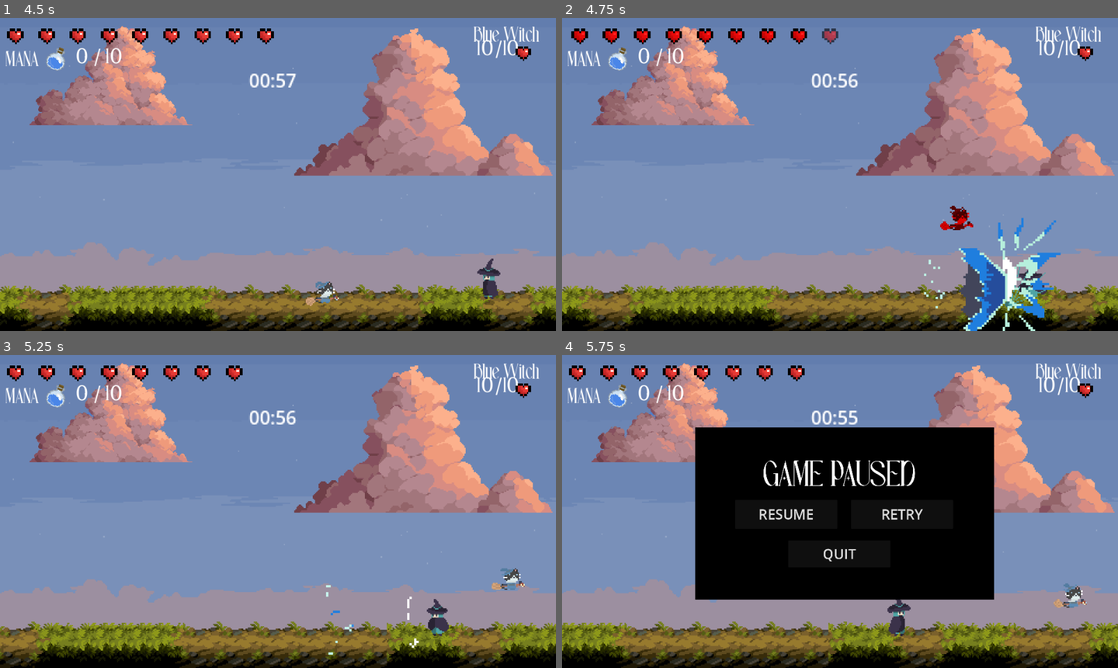
Above: before the commit, frames 1-4 (two rows, left to right).
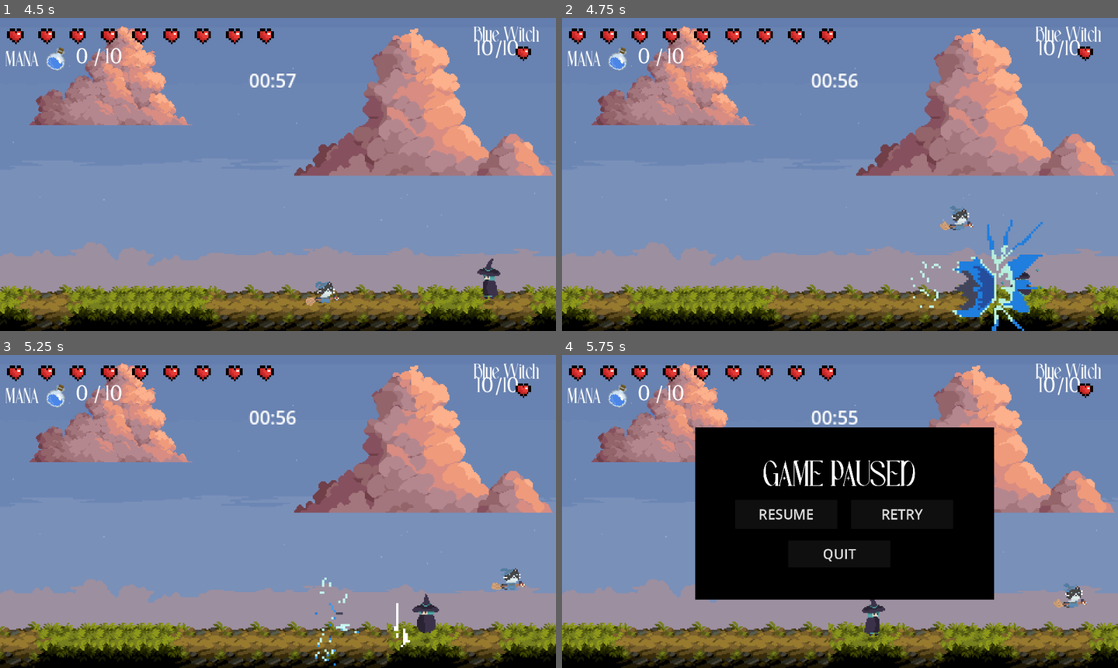
Above: after the commit, the same moments.

Repository: nakntums/Whimsy
Game: Godot game, scene res://scenes/start_screen.tscn
Same seed, same stepped clock (60 frames per second), same inputs: the game is played once before the commit and once after it.
Inputs:
- Up to frame 1 (4.5 s): click "PLAY" at 0.5 s; click "PLAY" at 1.25 s; tap Enter at 2 s; hold E (attack_e) 2.03-2.78 s; hold Right (right) 2.03-3.53 s; tap Up (jump) at 2.27, 2.57, 3.02, 3.32 s; tap Q (attack_q) at 2.3, 2.85 s; tap R (attack_r) at 3.05 s; hold Left (left) 3.53-4.28 s; hold R (attack_r) 3.53-4.28 s; tap W (attack_w) at 3.8, 4.35 s; hold Right (right) from 4.28 s (still down)
- Up to frame 2 (4.75 s): keep holding Right (right); tap Up (jump) at 4.52 s; tap 1 (use_item_1, bound only after the commit) at 4.55 s
- Up to frame 3 (5.25 s): keep holding Right (right); tap Up (jump) at 4.82 s; hold 1 (use_item_1, bound only after the commit) from 5.03 s (still down)
- Up to frame 4 (5.75 s): keep holding Right (right); keep holding 1 (use_item_1, bound only after the commit); tap Up (jump) at 5.27, 5.57 s; tap 2 (use_item_2, bound only after the commit) at 5.3 s; tap Escape (pause) at 5.65 s

Frame 1 is identical in both runs. In frame 2, 4.7% of the frame differs, in the area x 1-90%, y 3-100%; in frame 3, 1.0%; in frame 4, 0.7%.

Commit message:
inventory and boss QOL
1. player obtains a refillable potion
2. inventory works like a hotbar
3. boss gravity applied in all states besides dead
4. fixed r hitbox
5. boss cooldowns lowered

Diff:
--- a/data/dialogue/level_one_win.json
+++ b/data/dialogue/level_one_win.json
@@ -41,6 +41,18 @@
 			"portrait": "res://assets/portraits/fairy_1.png",
 			"text": "Chin up, soldier. You must go save my sisters. Take this with you to help you in battle.",
 			"speed": 0.05
+		},
+		{
+			"speaker": "potion",
+			"portrait": "res://assets/portraits/Refillable_Potion.png",
+			"text": "You have receive a Bottomless Potion. You feel rejuvenated just holding it. Remember to use it unsparingly!",
+			"speed": 0.05
+		},
+		{
+			"speaker": "player",
+			"portrait": "res://assets/portraits/Mimi.png",
+			"text": "Meow! (with gratitude)",
+			"speed": 0.05
 		}
 	]
 }
--- a/project.godot
+++ b/project.godot
@@ -74,6 +74,21 @@
 "events": [Object(InputEventKey,"resource_local_to_scene":false,"resource_name":"","device":-1,"window_id":0,"alt_press …(195 unchanged characters)…
 ]
 }
+use_item_1={
+"deadzone": 0.5,
+"events": [Object(InputEventKey,"resource_local_to_scene":false,"resource_name":"","device":-1,"window_id":0,"alt_pressed":false,"shift_pressed":false,"ctrl_pressed":false,"meta_pressed":false,"pressed":false,"keycode":0,"physical_keycode":49,"key_label":0,"unicode":49,"location":0,"echo":false,"script":null)
+]
+}
+use_item_2={
+"deadzone": 0.5,
+"events": [Object(InputEventKey,"resource_local_to_scene":false,"resource_name":"","device":-1,"window_id":0,"alt_pressed":false,"shift_pressed":false,"ctrl_pressed":false,"meta_pressed":false,"pressed":false,"keycode":0,"physical_keycode":50,"key_label":0,"unicode":50,"location":0,"echo":false,"script":null)
+]
+}
+use_item_3={
+"deadzone": 0.5,
+"events": [Object(InputEventKey,"resource_local_to_scene":false,"resource_name":"","device":-1,"window_id":0,"alt_pressed":false,"shift_pressed":false,"ctrl_pressed":false,"meta_pressed":false,"pressed":false,"keycode":0,"physical_keycode":51,"key_label":0,"unicode":51,"location":0,"echo":false,"script":null)
+]
+}
 
 [rendering]
 
--- /dev/null
+++ b/scenes/Inventory.tscn
@@ -0,0 +1,6 @@
+[gd_scene load_steps=2 format=3 uid="uid://dwqcy702mkmjd"]
+
+[ext_resource type="Script" path="res://scripts/Inventory.gd" id="1_v1dmv"]
+
+[node name="Node2D" type="Node2D"]
+script = ExtResource("1_v1dmv")
--- a/scenes/boss_1.tscn
+++ b/scenes/boss_1.tscn
@@ -317,3 +317,4 @@
 wait_time = 3.0
 
 [node name="WaterSpell2Timer" type="Timer" parent="."]
+wait_time = 5.0
--- a/scenes/player.tscn
+++ b/scenes/player.tscn
@@ -7,6 +7,7 @@
 [ext_resource type="Texture2D" uid="uid://yhvvpl00nlka" path="res://assets/sprites/mimi/MEOWTAR_THE_BLUE_Run.png" id="3_0ybwv"]
 [ext_resource type="Texture2D" uid="uid://cc1sd2h4dipmj" path="res://assets/sprites/mimi/MEOWTAR_THE_BLUE_Jump.png" id="4_66iay"]
 [ext_resource type="Texture2D" uid="uid://d3b68uyuquleu" path="res://assets/sprites/mimi/MEOWTAR_THE_BLUE_Healing.png" id="4_whxo4"]
+[ext_resource type="PackedScene" uid="uid://dwqcy702mkmjd" path="res://scenes/Inventory.tscn" id="5_456jq"]
 [ext_resource type="PackedScene" uid="uid://byipsf23vxvbv" path="res://scenes/skill_q.tscn" id="5_y15hx"]
 [ext_resource type="Texture2D" uid="uid://ci2raleliwdpo" path="res://assets/sprites/mimi/MEOWTAR_THE_BLUE_Death.png" id="6_b6a3v"]
 [ext_resource type="PackedScene" uid="uid://ckm0ghpm7yo48" path="res://scenes/skill_e.tscn" id="8_qjnjd"]
@@ -545,6 +546,9 @@
 [node name="DamageBufferTimer" type="Timer" parent="."]
 wait_time = 0.6
 one_shot = true
+
+[node name="Inventory" parent="." instance=ExtResource("5_456jq")]
+scale = Vector2(1, 1)
 
 [node name="AnimatedSprite2D" type="AnimatedSprite2D" parent="."]
 position = Vector2(0, -10)
--- /dev/null
+++ b/scenes/potion.tscn
@@ -0,0 +1,6 @@
+[gd_scene load_steps=2 format=3 uid="uid://7f6hlbtxrlrw"]
+
+[ext_resource type="Script" path="res://scripts/potion.gd" id="1_rctb5"]
+
+[node name="Node2D" type="Node2D"]
+script = ExtResource("1_rctb5")
--- /dev/null
+++ b/scripts/Inventory.gd
@@ -0,0 +1,29 @@
+extends Node2D
+class_name Inventory
+
+# inventory like a hotbar, key 1-9 to use items
+const MAX_SLOTS := 9
+var items := [null, null, null, null, null, null, null, null, null]
+
+func add_item(item: Node):
+	for i in range(MAX_SLOTS):
+		if items[i] == null:
+			items[i] = item
+			print("Added item to slot", i + 1)
+			return true
+	print("Inventory full!")
+	return false
+
+func remove_item(index: int) -> void:
+	if index >= 0 and index < MAX_SLOTS:
+		items[index] = null
+
+func use_item(index: int, user: Node) -> void:
+	if index >= 0 and index < MAX_SLOTS and items[index]:
+		if items[index].has_method("use"):
+			var success = items[index].use(user)
+			# debug line
+			#if success:
+				#print("Used item in slot", index + 1)
+			#else:
+				#print("Item in slot", index + 1, "is prob on cd")
--- a/scripts/boss_1.gd
+++ b/scripts/boss_1.gd
@@ -34,7 +34,7 @@
 # boss physics
 var SPEED = 150.0
 const CHASE_RANGE = 1500.0
-const STOP_CHASE_RANGE = 100.0
+const STOP_CHASE_RANGE = 75.0
 const JUMP_VELOCITY = -400.0
 const GRAVITY = 1200.0
 
@@ -68,6 +68,13 @@
 
 	if current_health <= 0:
 		die()
+
+	if current_state != BossState.DEAD:
+		if not is_on_floor():
+			velocity.y += GRAVITY * delta
+		else:
+			velocity.y = 0
+			is_jumping = false
 
 	match current_state:
 		BossState.IDLE:
@@ -86,6 +93,8 @@
 	# only cast skills in a state that allows it
 	if current_state in [BossState.IDLE,BossState.CHASING]:
 		try_cast_skill()
+
+	move_and_slide()
 
 func start_challenge():
 	current_state = BossState.CHALLENGE
@@ -149,6 +158,9 @@
 	var distance_to_player = global_position.distance_to(player.global_position)
 	if distance_to_player <= STOP_CHASE_RANGE:
 		current_state = BossState.IDLE
+		velocity.x = 0
+		animated_sprite.play("idle")
+		return
 
 	var direction_to_player = (player.position - position).normalized()
 	velocity.x = direction_to_player.x * SPEED
@@ -158,21 +170,17 @@
 	elif direction_to_player.x < 0:
 		animated_sprite.scale.x = -1
 
-	if not is_on_floor():
-		velocity.y += GRAVITY * delta
-
 	if is_on_floor() and not is_jumping and position.y > player.position.y + 100:
 		velocity.y = JUMP_VELOCITY
 		is_jumping = true
 
 	animated_sprite.play("run")
-	move_and_slide()
 
 func try_cast_skill() -> void:
 	if (current_state == BossState.CHALLENGE || current_state == BossState.CASTING) && can_cast==false:
 		return
 	var distance_to_player = global_position.distance_to(player.global_position)
-	if distance_to_player < 100 and not is_1_on_cooldown:
+	if distance_to_player < 75 and not is_1_on_cooldown:
 		start_casting("water_spell_1")
 	elif distance_to_player < 750 and not is_2_on_cooldown:
 		start_casting("water_spell_2")
@@ -200,7 +208,7 @@
 
 			get_parent().add_child(blast)
 			blast.start_animation()
-			timer_1.start(7)
+			timer_1.start(3)
 
 		"water_spell_2":
 			is_2_on_cooldown = true
--- a/scripts/game.gd
+++ b/scripts/game.gd
@@ -133,16 +133,24 @@
 	fairy.global_position = chest_position
 	fairy.dialogue_requested.connect(_on_fairy_dialogue)
 
+#flag to prevent multiple item add
+var fairy_dialogue_triggered = false
 func _on_fairy_dialogue():
+	if fairy_dialogue_triggered:
+		return
+	fairy_dialogue_triggered = true
+
 	var dialogue = dialogue_scene.instantiate()
 	add_child(dialogue)
 	dialogue.start_dialogue(win_dialogue_path)
 	await dialogue.dialogue_finished
-	#print("GAME.GD: DIALOGUE FINISHED")
+
+	var potion = preload("res://scenes/potion.tscn").instantiate()
+	player.inventory.add_item(potion)
 
 # toggle pause
 func _unhandled_input(event):
-	if event.is_action_pressed("pause") and not boss_dead and not time_up:
+	if event.is_action_pressed("pause"):
 		toggle_pause()
 
 func toggle_pause():
--- a/scripts/player.gd
+++ b/scripts/player.gd
@@ -27,6 +27,7 @@
 @export var max_mana : int = 10 # consider increasing later
 @onready var current_mana : int = 0
 @onready var mana_ui = get_node("/root/Game/ManaUI")
+@onready var inventory: Inventory = $Inventory
 
 # components
 @onready var animated_sprite : AnimatedSprite2D = $AnimatedSprite2D
@@ -138,6 +139,8 @@
 		animated_sprite.frame = LOOP_FRAMES[loop_frame_index]
 	else:
 		animated_sprite.play("run")  # brief running
+
+	# casting spells
 	if can_cast:
 		if Input.is_action_pressed("attack_q") and !is_casting and !is_q_on_cooldown:
 			start_casting("flame")
@@ -147,6 +150,14 @@
 			start_casting("lightning")
 		if Input.is_action_pressed("attack_r") and !is_casting and !is_r_on_cooldown:
 			start_casting("ultimate")
+
+	# using items
+	if Input.is_action_pressed("use_item_1"):
+		inventory.use_item(0, self)
+	if Input.is_action_pressed("use_item_2"):
+		inventory.use_item(1, self)
+	if Input.is_action_pressed("use_item_3"):
+		inventory.use_item(2, self)
 
 	if direction == 0:
 		time_moving = 0  # reset timer when player not moving and play dismount animation
--- /dev/null
+++ b/scripts/potion.gd
@@ -0,0 +1,24 @@
+extends Node2D
+
+class_name Potion
+
+var cooldown := 30.0
+var last_used := -999.0
+
+func use(player: Node) -> bool:
+	var now = Time.get_ticks_msec() / 1000.0
+	if now - last_used < cooldown:
+		print("Potion is on cooldown!")
+		return false
+
+	last_used = now
+	player.current_health = min(player.max_health, player.current_health + 9)
+	player.current_mana = min(player.max_mana, player.current_mana + 10)
+
+	if player.health_ui:
+		player.health_ui.update_hearts(player.current_health)
+	if player.mana_ui:
+		player.mana_ui.update_mana_text(player.current_mana)
+
+	print("Used potion! +9 health, +10 mana")
+	return true
--- a/scripts/skill_r.gd
+++ b/scripts/skill_r.gd
@@ -6,54 +6,59 @@
 @onready var laser_attack: AnimatedSprite2D = $Laser/laser_attack
 @onready var collision_polygon: CollisionPolygon2D = $Laser/CollisionPolygon2D
 
-var spell_direction: int = 1
-var damage: int = 5
-var has_dealt_damage: bool = false
+var spell_direction := 1
+var damage := 5
+var has_dealt_damage := false
+var active := false
 
 func _ready():
-	if spell_circle:
-		spell_circle.visible = false
-	if laser_attack:
-		laser_attack.visible = false
+	spell_circle.visible = false
+	laser_attack.visible = false
 	collision_polygon.disabled = true
+	laser.monitoring = false
+	set_process(false)
 
 func cast(direction: int) -> void:
 	spell_direction = direction
 	has_dealt_damage = false
+	active = true
 
-	# positioning first
+	# set position and
 	spell_circle.position = Vector2(0, -10)
 	if spell_direction == -1:
 		laser.position = Vector2(-520, 10)
 		collision_polygon.position = Vector2(0, 10)
 	else:
 		laser.position = Vector2(0, 10)
-		collision_polygon.position = Vector2(0, 10)
+		collision_polygon.position = Vector2(520, 10)
 	laser_attack.scale.x = spell_direction
 	collision_polygon.scale.x = spell_direction
 
-	if spell_circle:
-		spell_circle.visible = true
-		spell_circle.play("spell_circle")
-	if laser_attack:
-		collision_polygon.disabled = false
-		laser_attack.visible = true
-		laser_attack.play("laser_attack")
+	# visuals
+	spell_circle.visible = true
+	spell_circle.play("spell_circle")
+	laser_attack.visible = true
+	laser_attack.play("laser_attack")
+
+	# hitbox
+	collision_polygon.disabled = false
+	laser.monitoring = true
+	set_process(true)  # start manual checking
 
 	await laser_attack.animation_finished
+
+	# clean up
+	spell_circle.visible = false
 	laser_attack.visible = false
-	spell_circle.visible = false
 	collision_polygon.disabled = true
+	laser.monitoring = false
+	set_process(false)
+	active = false
 
-func _on_animation_finished() -> void:
-	visible = false
-	collision_polygon.disabled = true
-
-# handle damage
-func _on_body_entered(body: Node2D) -> void:
-	if not is_instance_valid(self) or not is_instance_valid(body) or has_dealt_damage:
-		return
-	if body.is_in_group("boss"):
-		body.take_damage(damage)
-		has_dealt_damage = true
-		#collision_polygon.disabled = true
+func _process(_delta):
+	if active and not has_dealt_damage:
+		for body in laser.get_overlapping_bodies():
+			if body.is_in_group("boss"):
+				body.take_damage(damage)
+				has_dealt_damage = true
+				break  # only deal damage once
Binary file added: assets/portraits/Refillable_Potion.png
Not shown, added: assets/portraits/Refillable_Potion.png.import
Not shown: 1 places in scenes/player.tscn that only renumber resources
